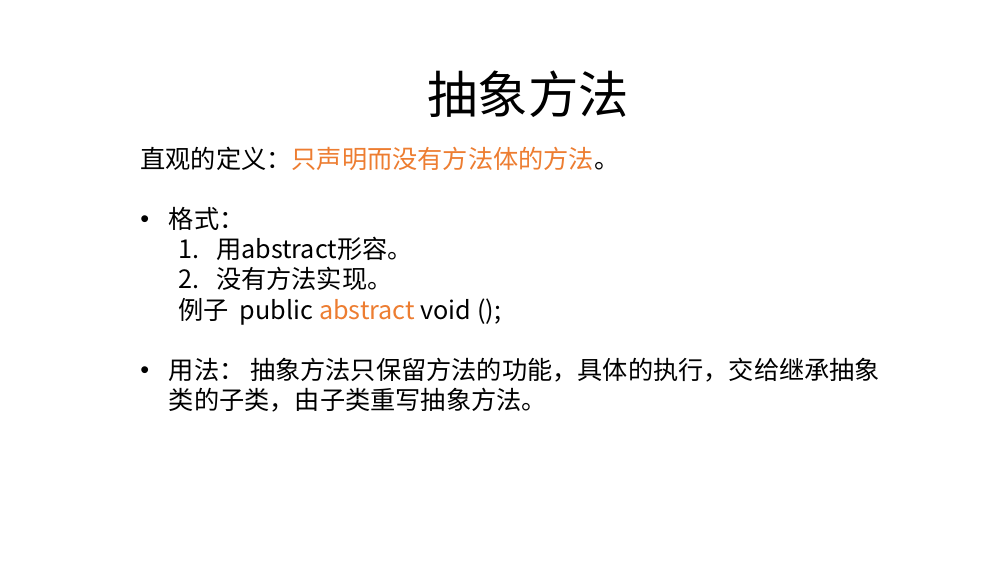
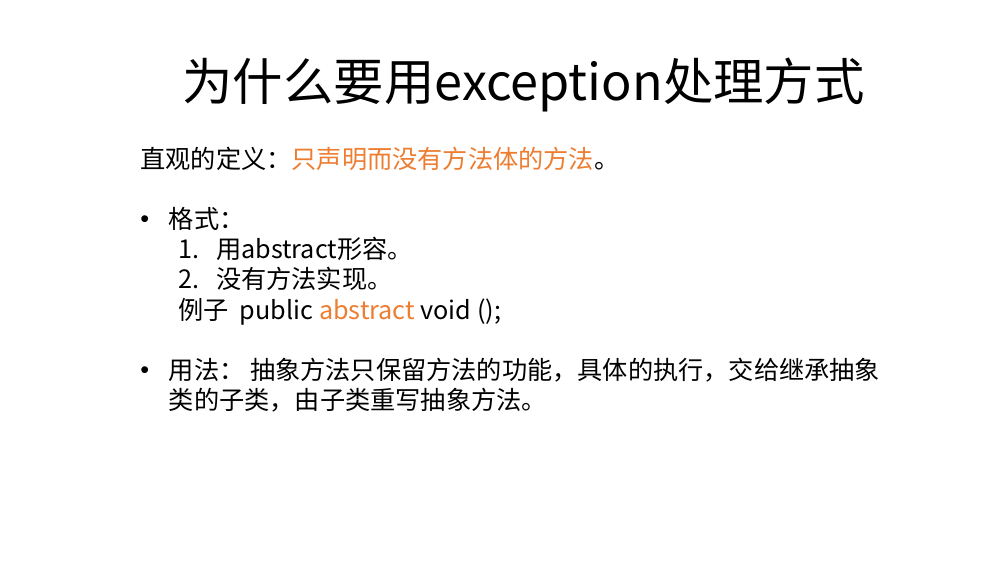
Before and after one commit to zjyesir/hmc_java_1, a slide deck: slide 7 of ppt/14.异常处理.pptx (slide 4 before the commit). Drawn at 1008x567 pixels with LibreOffice and Linux fonts; fonts in the diff are those of the drawing; background and template pictures are left out. Boxes give left, top, right and bottom in pixels: in the first picture for what was removed or moved away, otherwise in the second. Text is boxed around its words. In the diff, an @@ line names an element or a change of style, - is before the commit and + after.

```diff
--- a/ppt/14.异常处理.pptx
+++ b/ppt/14.异常处理.pptx
@@ text at (183,57,865,112): text changed @@
-抽象方法
+为什么要用exception处理方式
```
Also in this commit, not shown: 1 other slide changed, 13 slides added, 3 slides removed, 1 other file.
